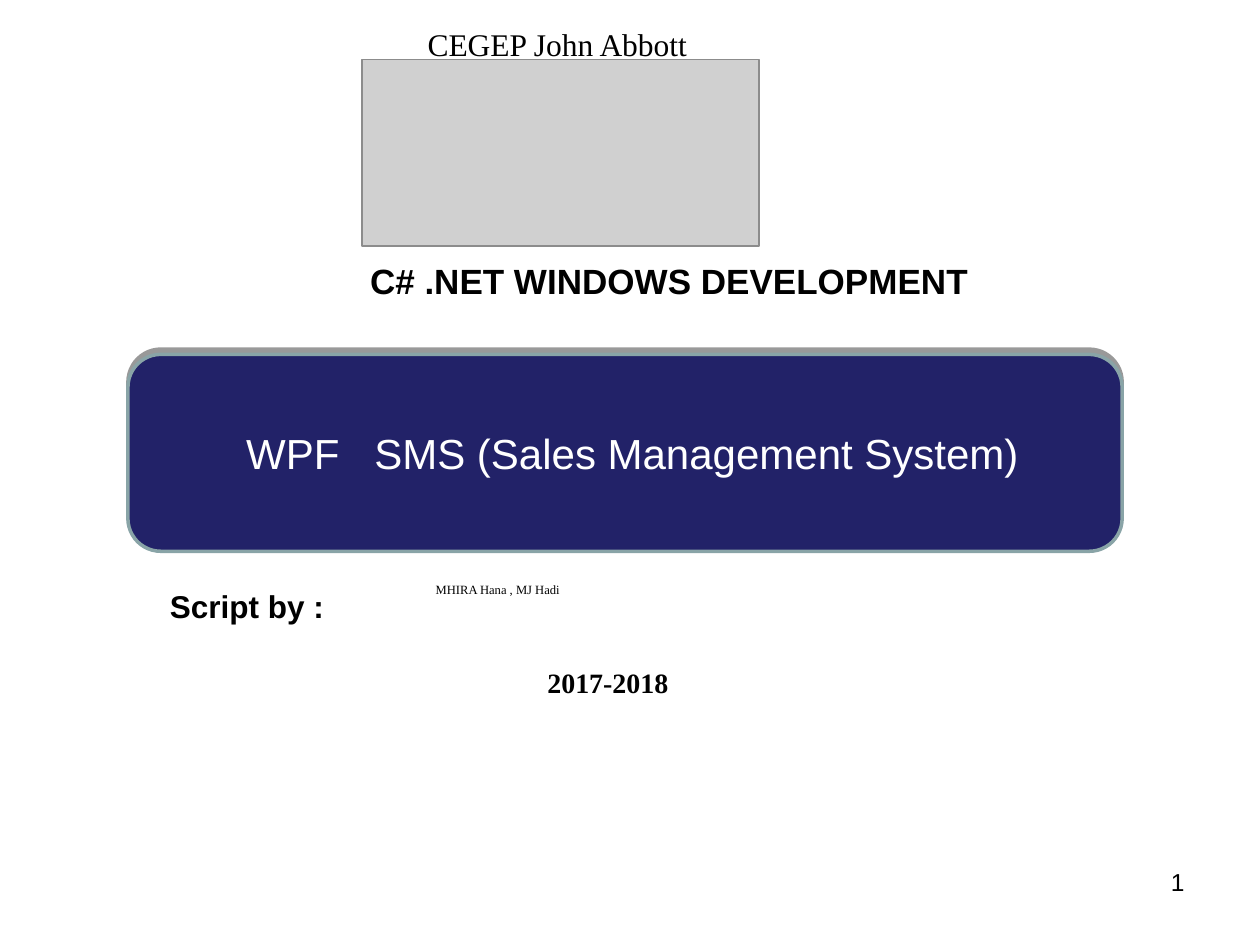
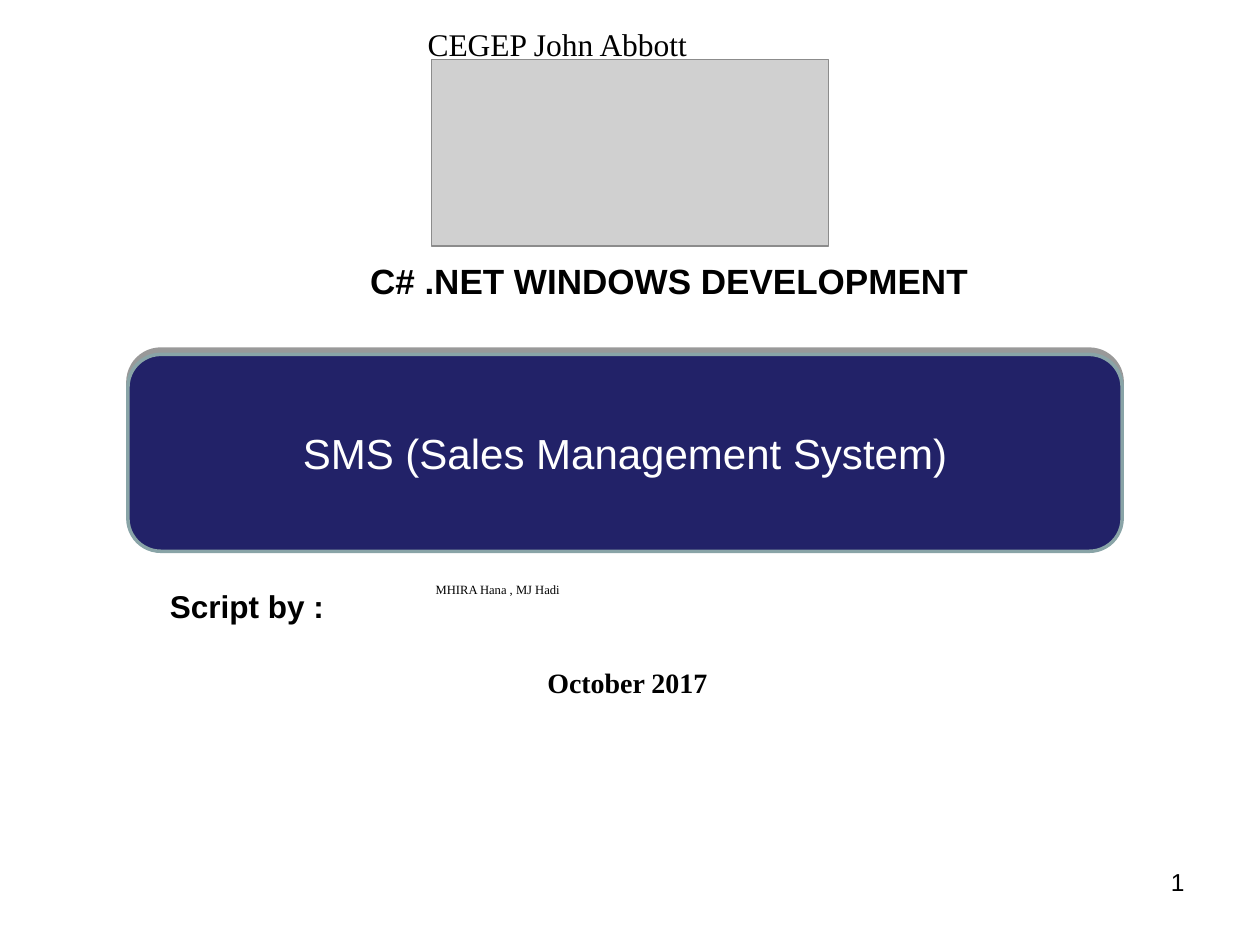
Before and after one commit to MhiraHANA/ipd10-dotnet-project-sales-management, a slide deck: slide 1 of SMS.ppt. Drawn at 1260x945 pixels with LibreOffice and Linux fonts; fonts in the diff are those of the drawing; grey boxes stand for pictures. Boxes give left, top, right and bottom in pixels: in the first picture for what was removed or moved away, otherwise in the second. Text is boxed around its words. In the diff, an @@ line names an element or a change of style, - is before the commit and + after.

```diff
--- a/SMS.ppt
+++ b/SMS.ppt
@@ picture: place and size @@
-picture at (362,59,759,246)
+picture at (431,59,828,246)
@@ text in rounded rectangle at (303,438,947,472): text changed @@
-WPF SMS (Sales Management System)
+SMS (Sales Management System)
@@ text at (547,673,707,694): text changed @@
-2017-2018
+October 2017
```
Also in this commit, not shown: 6 other slides changed, 1 slide added, 1 slide removed, 4 other files.
